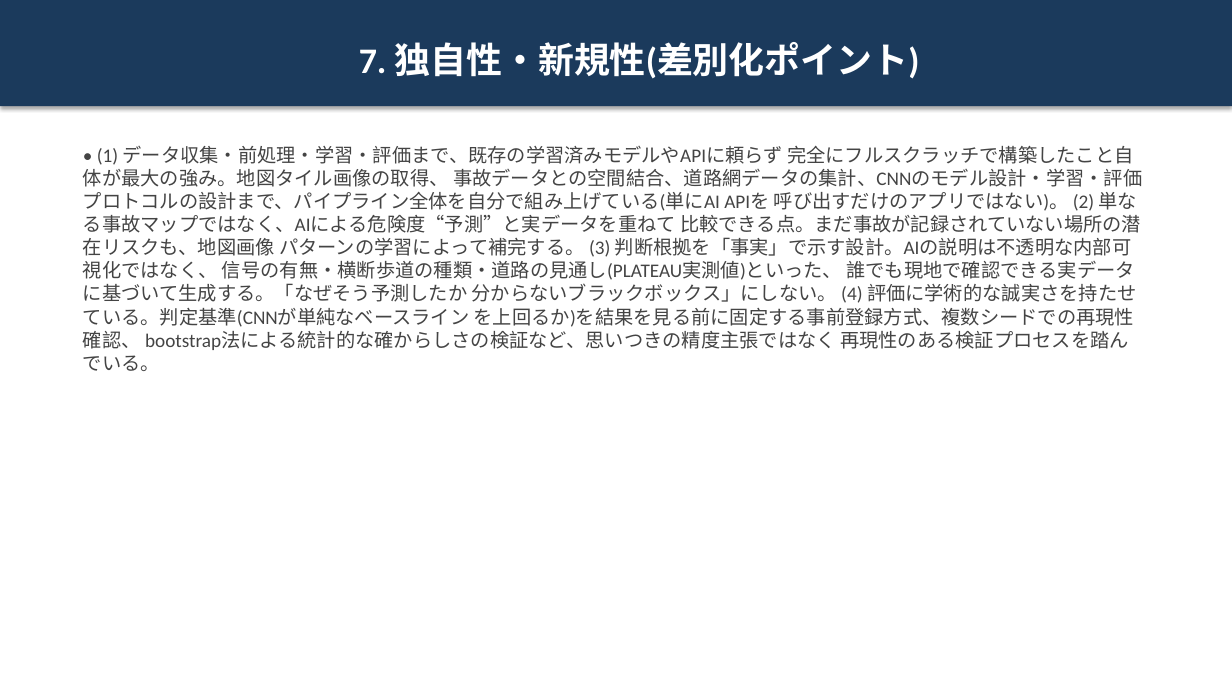
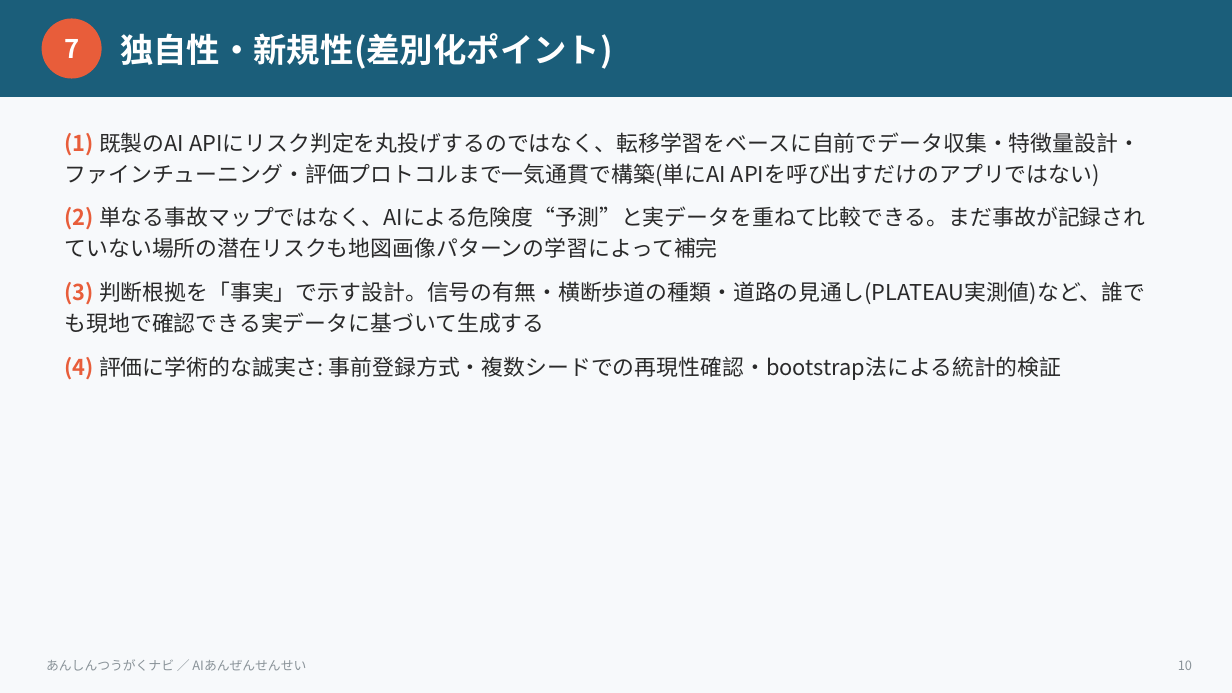
Before and after one commit to niikun/tsugaku-navi, a slide deck: slide 10 of HACKATHON_SLIDES.pptx (slide 8 before the commit). Drawn at 1232x693 pixels with LibreOffice and Linux fonts; fonts in the diff are those of the drawing. Boxes give left, top, right and bottom in pixels: in the first picture for what was removed or moved away, otherwise in the second. Text is boxed around its words. In the diff, an @@ line names an element or a change of style, - is before the commit and + after.

```diff
--- a/HACKATHON_SLIDES.pptx
+++ b/HACKATHON_SLIDES.pptx
@@ rectangle added at (0, 0, 1232, 693), fill #F7F9FB @@
@@ rectangle added at (0, 0, 1232, 97), fill #1B5E7A @@
@@ ellipse added at (42, 18, 102, 79), fill #E85D3A, 20 pt, text #FFFFFF, bold @@
+7
@@ text "独自性・新規性(差別化ポイント)": place and size @@
-text "独自性・新規性(差別化ポイント)" at (0, 0, 1232, 106)
+text "独自性・新規性(差別化ポイント)" at (120, 33, 613, 69)
@@ text "独自性・新規性(差別化ポイント)" at (120, 33, 613, 69): fill #1B3A5C to none; shadow off @@
@@ text at (120, 33, 613, 69): text changed; size 28 to 26 pt; font Calibri to Noto Sans CJK JP @@
-7. 独自性・新規性(差別化ポイント)
+独自性・新規性(差別化ポイント)
@@ text at (65, 132, 1145, 380): text changed; size 15 to 17 pt; font Calibri to Noto Sans CJK JP; text colour #444444 to #2A2A2A @@
-• (1) データ収集・前処理・学習・評価まで、既存の学習済みモデルやAPIに頼らず 完全にフルスクラッチで構築したこと自体が最大の強み。地図タイル画像の取得、 事故データとの空間結合、道路網データの集計、CNNのモデル設計・学習・評価 プロトコルの設計まで、パイプライン全体を自分で組み上げている(単にAI APIを 呼び出すだけのアプリではない)。 (2) 単なる事故マップではなく、AIによる危険度“予測”と実データを重ねて 比較できる点。まだ事故が記録されていない場所の潜在リスクも、地図画像 パターンの学習によって補完する。 (3) 判断根拠を「事実」で示す設計。AIの説明は不透明な内部可視化ではなく、 信号の有無・横断歩道の種類・道路の見通し(PLATEAU実測値)といった、 誰でも現地で確認できる実データに基づいて生成する。「なぜそう予測したか 分からないブラックボックス」にしない。 (4) 評価に学術的な誠実さを持たせている。判定基準(CNNが単純なベースライン を上回るか)を結果を見る前に固定する事前登録方式、複数シードでの再現性確認、 bootstrap法による統計的な確からしさの検証など、思いつきの精度主張ではなく 再現性のある検証プロセスを踏んでいる。
+(1) 既製のAI APIにリスク判定を丸投げするのではなく、転移学習をベースに自前でデータ収集・特徴量設計・ファインチューニング・評価プロトコルまで一気通貫で構築(単にAI APIを呼び出すだけのアプリではない)
+(2) 単なる事故マップではなく、AIによる危険度“予測”と実データを重ねて比較できる。まだ事故が記録されていない場所の潜在リスクも地図画像パターンの学習によって補完
+(3) 判断根拠を「事実」で示す設計。信号の有無・横断歩道の種類・道路の見通し(PLATEAU実測値)など、誰でも現地で確認できる実データに基づいて生成する
+(4) 評価に学術的な誠実さ: 事前登録方式・複数シードでの再現性確認・bootstrap法による統計的検証
@@ text added at (46, 659, 306, 671), 10 pt, text #8A9399 @@
+あんしんつうがくナビ ／ AIあんぜんせんせい
@@ text added at (1178, 660, 1192, 670), 10 pt, text #8A9399 @@
+10
```
Also in this commit, not shown: 12 other slides changed, 4 slides added, 2 other files.
